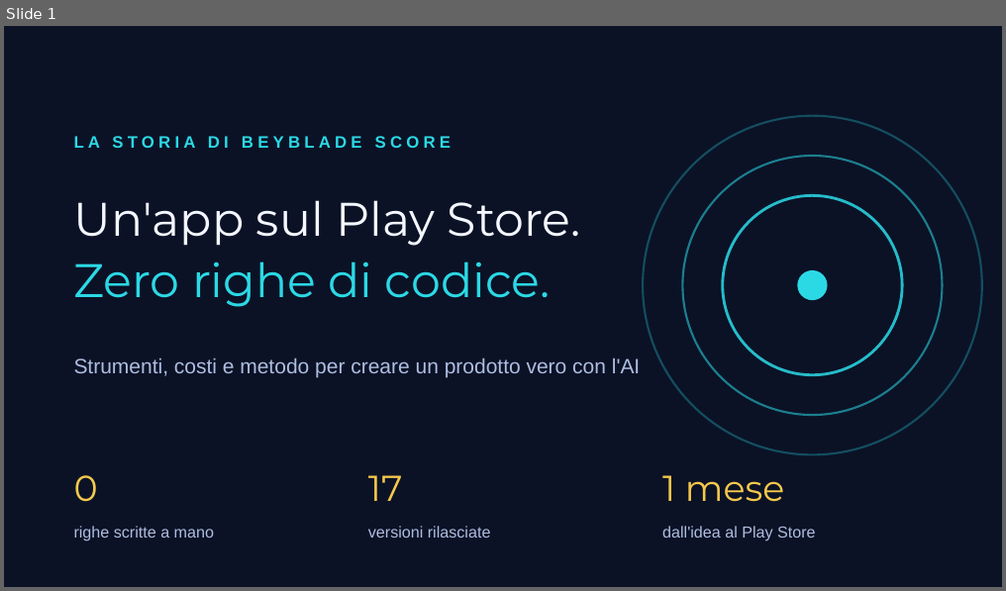
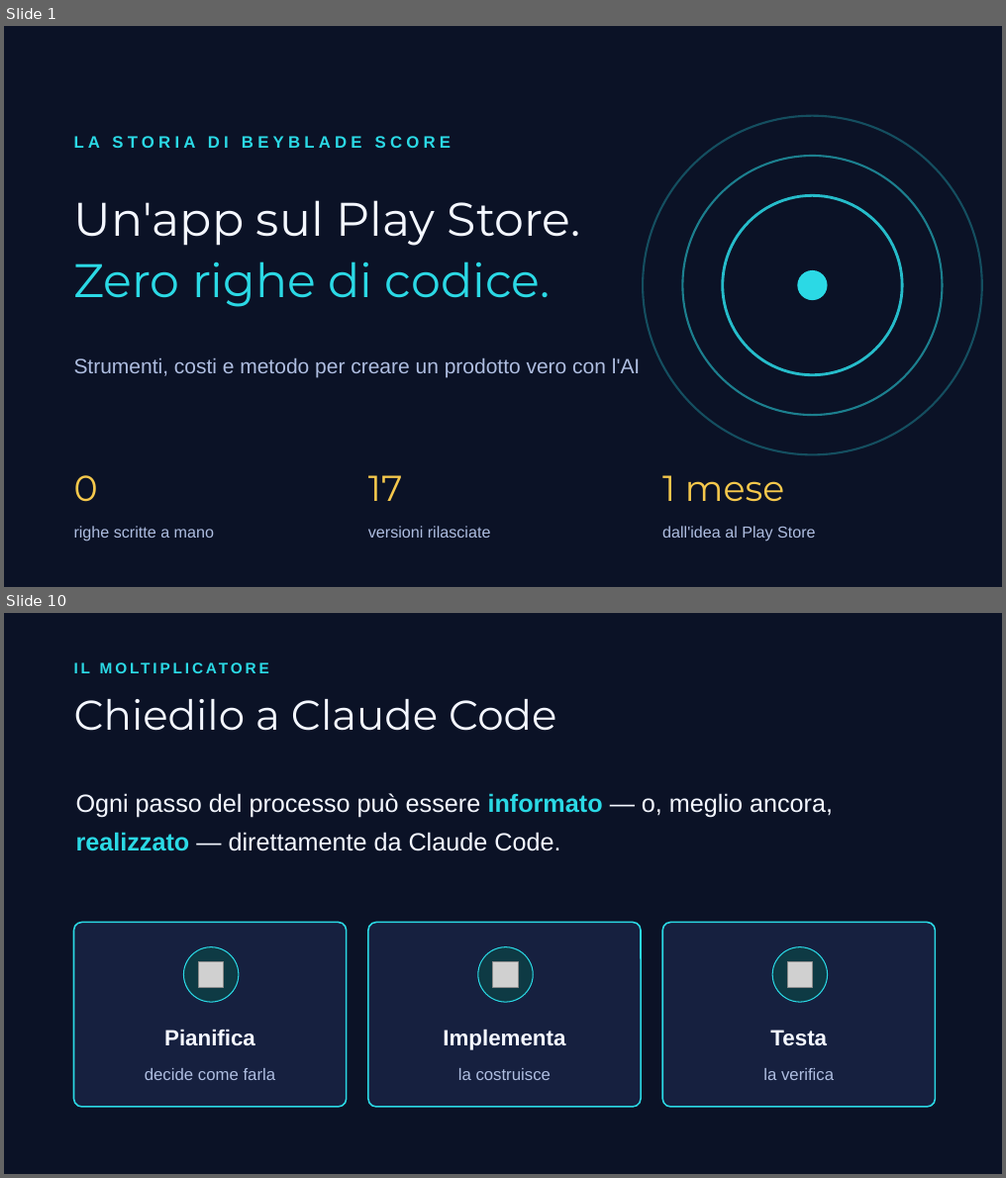
Before and after one commit to albertocabasvidani/beybladex-score, a slide deck: video/slide-video-ai.pptx. Shown one above the other, each under a label of ours: slide 1 before the commit, slides 1 and 10 after it; the slides between them are not shown. The pictures are 1006x591 and 1006x1178 pixels, drawn with LibreOffice and Linux fonts; fonts in the diff are those of the drawing; grey boxes stand for pictures. Boxes give left, top, right and bottom in pixels: in the first picture for what was removed or moved away, otherwise in the second. Text is boxed around its words. In the diff, an @@ line names an element or a change of style, - is before the commit and + after.

```diff
--- a/video/slide-video-ai.pptx
+++ b/video/slide-video-ai.pptx
@@ slide 10 added at (4, 613, 1002, 1174), background #0B1226 @@
@@ text added at (74, 653, 972, 683), 11 pt, text #2BD9E5, bold @@
+IL MOLTIPLICATORE
@@ text added at (74, 699, 556, 731), 30 pt, text #F4F7FF @@
+Chiedilo a Claude Code
@@ text added at (76, 793, 833, 852), 18 pt, text #F4F7FF @@
+Ogni passo del processo può essere informato — o, meglio ancora, realizzato — direttamente da Claude Code.
@@ rounded rectangle added at (74, 922, 347, 1107), fill #16203F, outline #2BD9E5 1.1 pt @@
@@ rounded rectangle added at (368, 922, 641, 1107), fill #16203F, outline #2BD9E5 1.1 pt @@
@@ rounded rectangle added at (662, 922, 935, 1107), fill #16203F, outline #2BD9E5 1.1 pt @@
@@ ellipse added at (183, 948, 239, 1002), fill #0E3A44, outline #2BD9E5 0.75 pt @@
@@ picture added at (199, 962, 224, 987) @@
@@ ellipse added at (478, 948, 533, 1002), fill #0E3A44, outline #2BD9E5 0.75 pt @@
@@ picture added at (493, 962, 518, 987) @@
@@ ellipse added at (772, 948, 828, 1002), fill #0E3A44, outline #2BD9E5 0.75 pt @@
@@ picture added at (787, 962, 812, 987) @@
@@ text added at (164, 1029, 255, 1047), 16 pt, text #F4F7FF, bold @@
+Pianifica
@@ text added at (443, 1029, 565, 1051), 16 pt, text #F4F7FF, bold @@
+Implementa
@@ text added at (770, 1030, 827, 1047), 16 pt, text #F4F7FF, bold @@
+Testa
@@ text added at (145, 1068, 276, 1080), 12 pt, text #AEBDE0 @@
+decide come farla
@@ text added at (458, 1068, 550, 1080), 12 pt, text #AEBDE0 @@
+la costruisce
@@ text added at (763, 1068, 834, 1080), 12 pt, text #AEBDE0 @@
+la verifica
```
Also in this commit, not shown: 6 slides changed, 5 other slides added, 1 other file.
